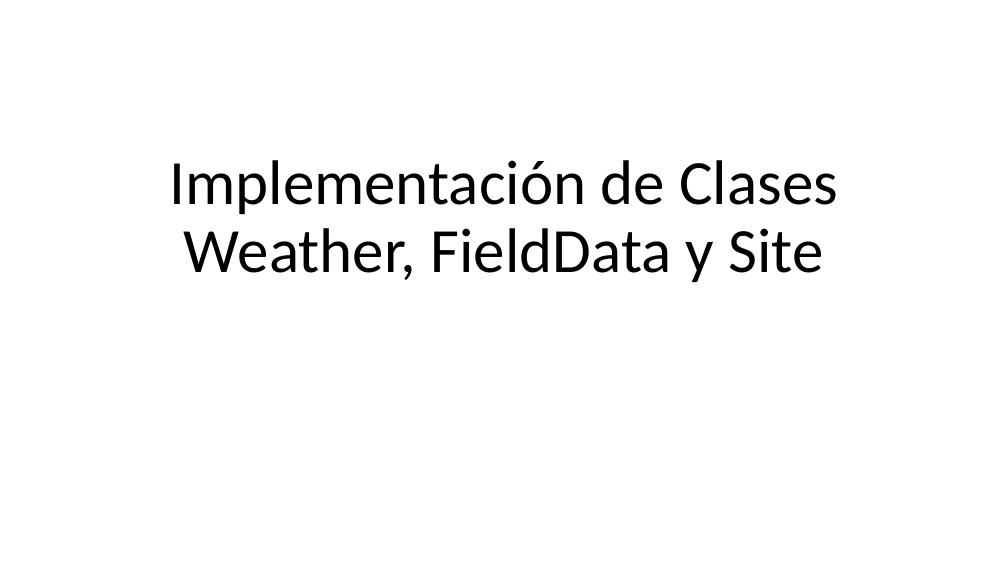
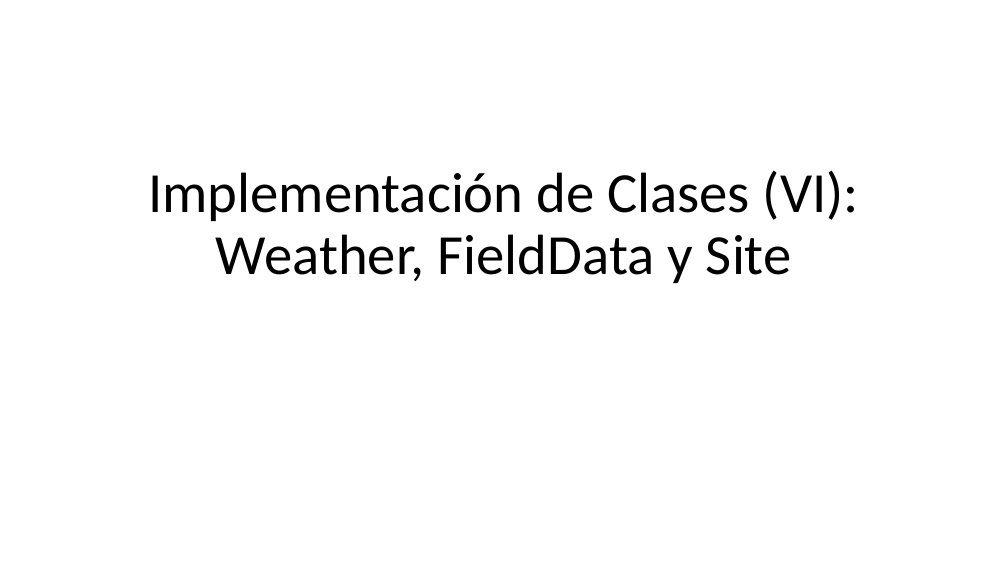
Before and after one commit to pacomunuera/csenergy-python, a slide deck: slide 10 of tfg/Simulación de concentradores cilindroparabólicos con Python 3.pptx (slide 11 before the commit). Drawn at 1008x567 pixels with LibreOffice and Linux fonts; fonts in the diff are those of the drawing. Boxes give left, top, right and bottom in pixels: in the first picture for what was removed or moved away, otherwise in the second. Text is boxed around its words. In the diff, an @@ line names an element or a change of style, - is before the commit and + after.

```diff
--- a/tfg/Simulación de concentradores cilindroparabólicos con Python 3.pptx
+++ b/tfg/Simulación de concentradores cilindroparabólicos con Python 3.pptx
@@ title at [149, 170, 859, 283]: text changed; size 60 to 54 pt @@
-Implementación de Clases Weather, FieldData y Site
+Implementación de Clases (VI):
+Weather, FieldData y Site
```
Also in this commit, not shown: 13 other slides changed, 7 slides added, 4 slides removed, 5 other files.
